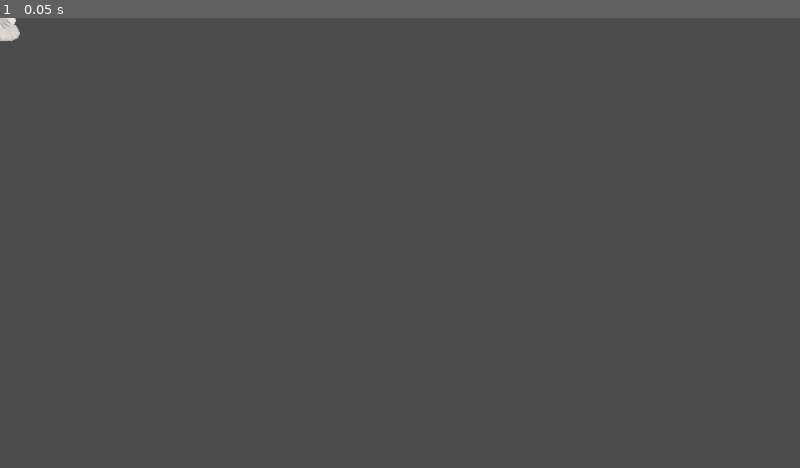
Above: before the commit, frame 1.
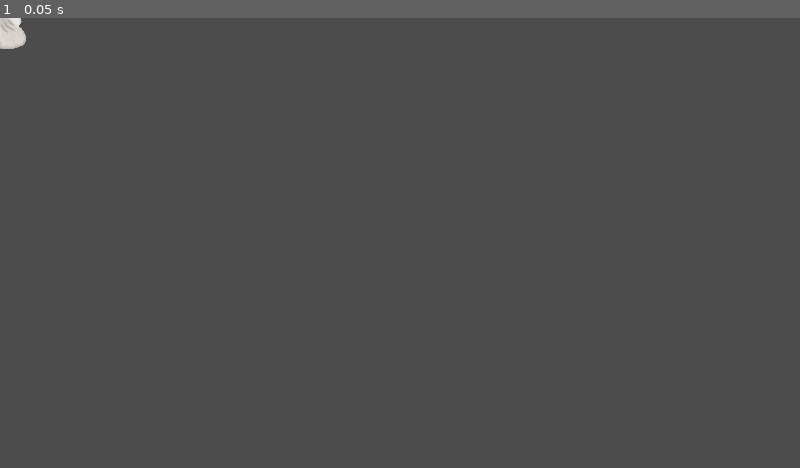
Above: after the commit, the same moment.

Repository: emmdie/dogGame
Game: Godot game, scene res://Stone.tscn
The game is run twice, just before and just after one commit, with the same random seed, the same clock (stepped at 60 frames per second) and the same inputs. The project has no main scene, so this scene is started directly.
Inputs:
- Up to frame 1 (0.05 s): no input

The runs differ from the first frame. In frame 1, 0.1% of the frame differs, in the area x 0-4%, y 0-7%.

Commit message:
added fish and configured it. also scaled the rocksize up slightly

Diff:
--- /dev/null
+++ b/Fish.gd
@@ -0,0 +1,22 @@
+extends RigidBody2D
+
+
+# Declare member variables here. Examples:
+# var a = 2
+# var b = "text"
+
+
+# Called when the node enters the scene tree for the first time.
+func _ready():
+	$AnimatedSprite.playing = true
+	var mob_types = $AnimatedSprite.frames.get_animation_names()
+	$AnimatedSprite.animation = mob_types[randi() % mob_types.size()]
+
+
+# Called every frame. 'delta' is the elapsed time since the previous frame.
+#func _process(delta):
+#	pass
+
+
+func _on_VisibilityNotifier2D_screen_exited():
+	queue_free()
--- /dev/null
+++ b/Fish.tscn
@@ -0,0 +1,38 @@
+[gd_scene load_steps=5 format=2]
+
+[ext_resource path="res://assets/fish.png" type="Texture" id=1]
+[ext_resource path="res://Fish.gd" type="Script" id=2]
+
+[sub_resource type="CapsuleShape2D" id=1]
+radius = 23.0
+height = 26.0
+
+[sub_resource type="SpriteFrames" id=2]
+animations = [ {
+"frames": [ ExtResource( 1 ) ],
+"loop": true,
+"name": "default",
+"speed": 5.0
+} ]
+
+[node name="Fish" type="RigidBody2D"]
+collision_mask = 0
+gravity_scale = 0.0
+script = ExtResource( 2 )
+__meta__ = {
+"_edit_vertical_guides_": [ 36.0 ]
+}
+
+[node name="CollisionShape2D" type="CollisionShape2D" parent="."]
+position = Vector2( 0, -1.5 )
+rotation = 1.5708
+shape = SubResource( 1 )
+
+[node name="AnimatedSprite" type="AnimatedSprite" parent="."]
+scale = Vector2( 0.14, 0.14 )
+frames = SubResource( 2 )
+playing = true
+
+[node name="VisibilityNotifier2D" type="VisibilityNotifier2D" parent="."]
+
+[connection signal="screen_exited" from="VisibilityNotifier2D" to="." method="_on_VisibilityNotifier2D_screen_exited"]
--- a/Stone.tscn
+++ b/Stone.tscn
@@ -12,21 +12,25 @@
 } ]
 
 [sub_resource type="CapsuleShape2D" id=2]
-radius = 27.5
-height = 24.0
+radius = 40.0
+height = 22.0
 
 [node name="Stone" type="RigidBody2D"]
 collision_mask = 0
 gravity_scale = 0.0
 script = ExtResource( 2 )
+__meta__ = {
+"_edit_horizontal_guides_": [ -53.0 ],
+"_edit_vertical_guides_": [ 39.0 ]
+}
 
 [node name="AnimatedSprite" type="AnimatedSprite" parent="."]
-scale = Vector2( 0.15, 0.15 )
+scale = Vector2( 0.2, 0.2 )
 frames = SubResource( 1 )
 playing = true
 
 [node name="CollisionShape2D" type="CollisionShape2D" parent="."]
-position = Vector2( -0.5, 0.5 )
+position = Vector2( 2, -1 )
 shape = SubResource( 2 )
 
 [node name="VisibilityNotifier2D" type="VisibilityNotifier2D" parent="."]
